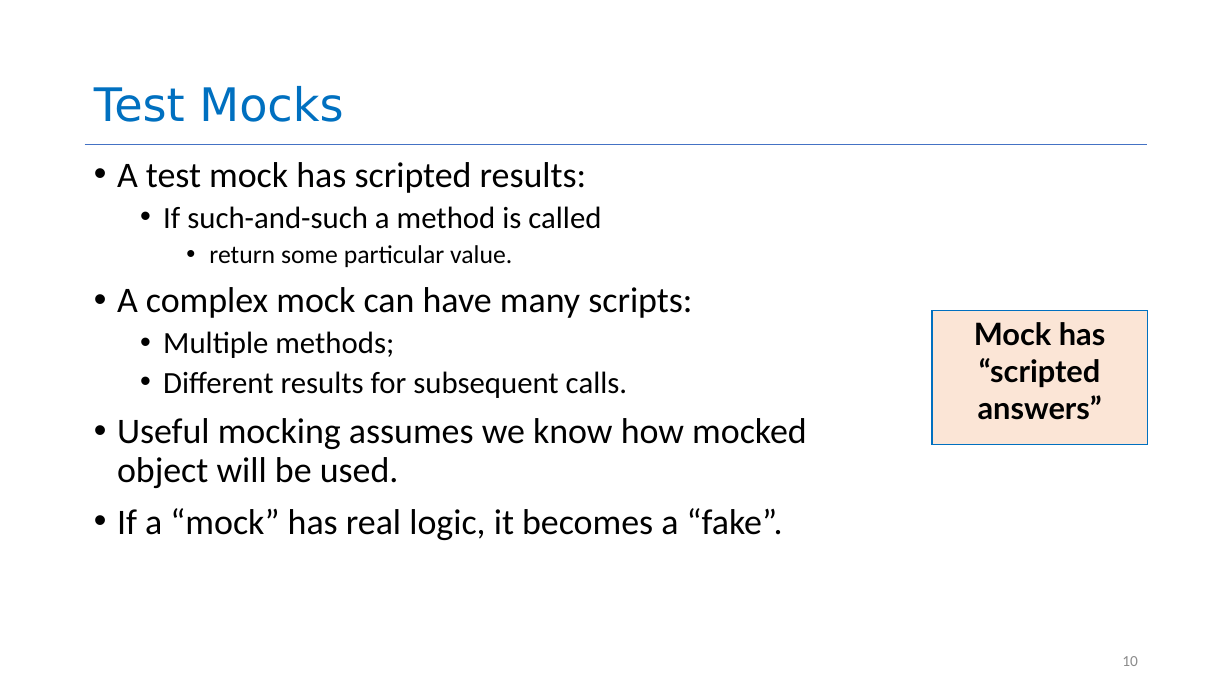
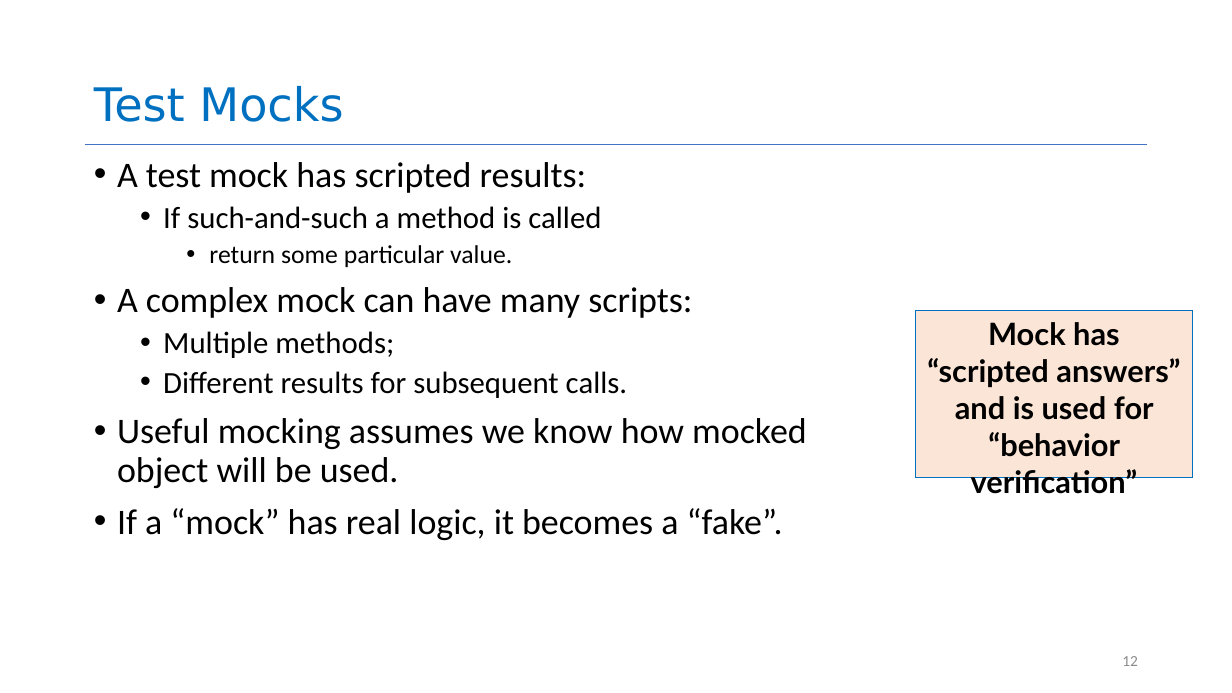
Before and after one commit to neu-se/CS4530-Spring-2022, a slide deck: slide 12 of Slides/Lesson 5.3 Testing Systems.pptx (slide 10 before the commit). Drawn at 1232x693 pixels with LibreOffice and Linux fonts; fonts in the diff are those of the drawing. Boxes give left, top, right and bottom in pixels: in the first picture for what was removed or moved away, otherwise in the second. Text is boxed around its words. In the diff, an @@ line names an element or a change of style, - is before the commit and + after.

```diff
--- a/Slides/Lesson 5.3 Testing Systems.pptx
+++ b/Slides/Lesson 5.3 Testing Systems.pptx
@@ rectangle "Mock has “scripted answers” and ...": place and size @@
-rectangle "Mock has “scripted answers” and ..." at (933, 311, 1148, 445)
+rectangle "Mock has “scripted answers” and ..." at (916, 311, 1193, 478)
@@ text in rectangle at (927, 322, 1180, 499): text changed @@
-Mock has “scripted answers”
+Mock has “scripted answers” and is used for “behavior verification”
@@ page number at (1122, 656, 1138, 666): text changed @@
-10
+12
```
Also in this commit, not shown: 6 other slides changed, 4 slides added.
